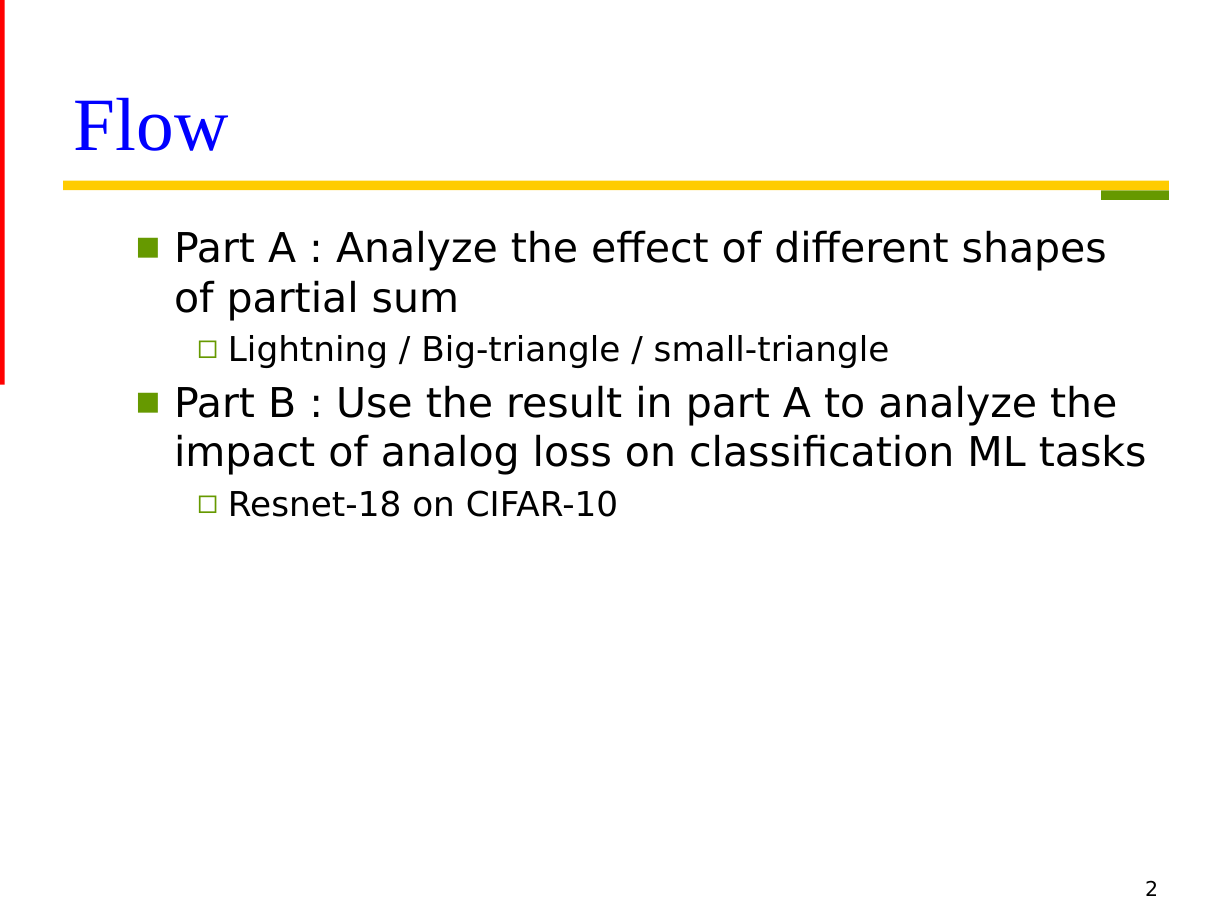
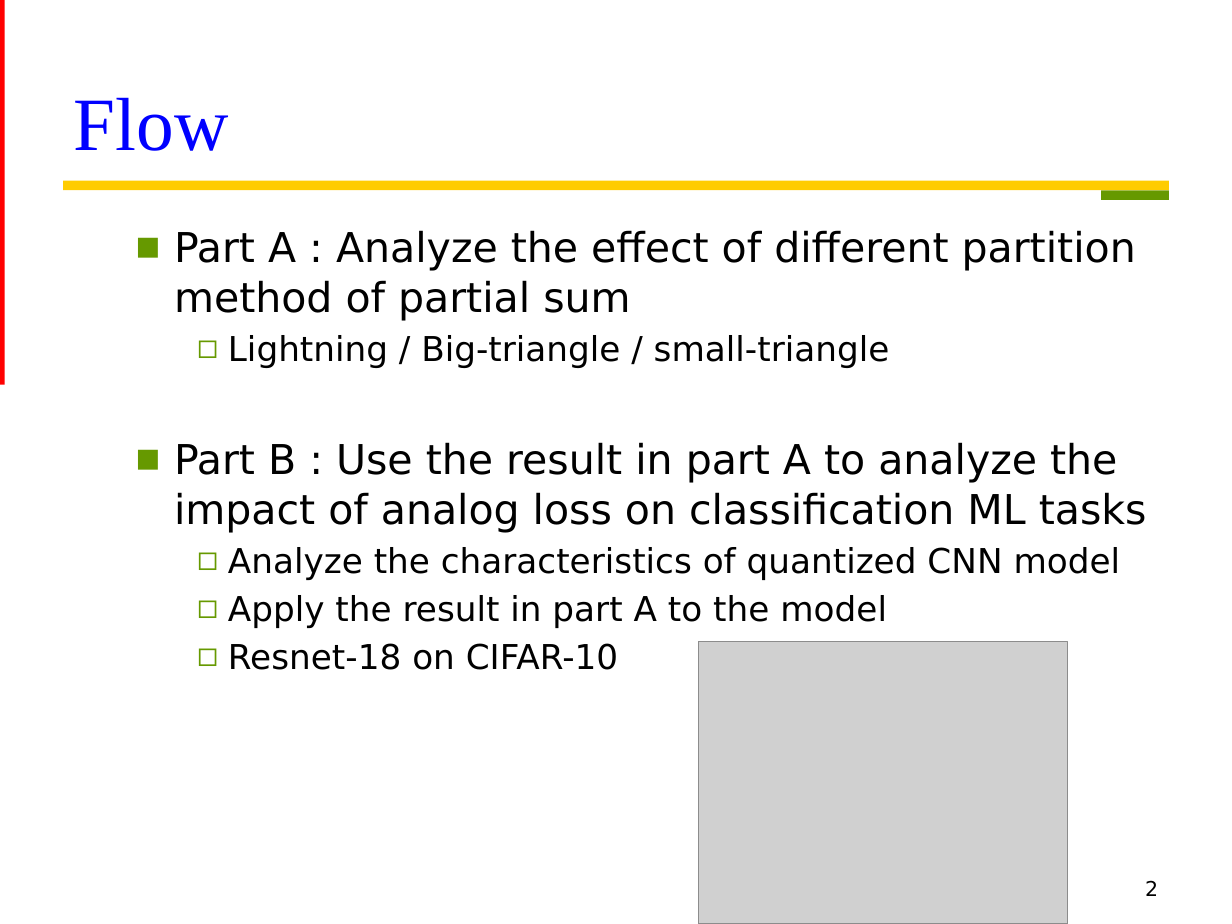
Before and after one commit to Oniontow/TTLiu_Project, a slide deck: slide 2 of bitrotation/ppt.pptx. Drawn at 1232x924 pixels with LibreOffice and Linux fonts; fonts in the diff are those of the drawing; grey boxes stand for pictures. Boxes give left, top, right and bottom in pixels: in the first picture for what was removed or moved away, otherwise in the second. Text is boxed around its words. In the diff, an @@ line names an element or a change of style, - is before the commit and + after.

Commit message:
123

```diff
--- a/bitrotation/ppt.pptx
+++ b/bitrotation/ppt.pptx
@@ text at <box>174,230,1136,321</box>: text changed @@
-  ■ Part A : Analyze the effect of different shapes of partial sum
+  ■ Part A : Analyze the effect of different partition method of partial sum
@@ text at <box>228,547,1121,628</box>: paragraphs added @@
+    ◻ Analyze the characteristics of quantized CNN model
+    ◻ Apply the result in part A to the model
@@ picture added at <box>699,641,1067,924</box> @@
```
